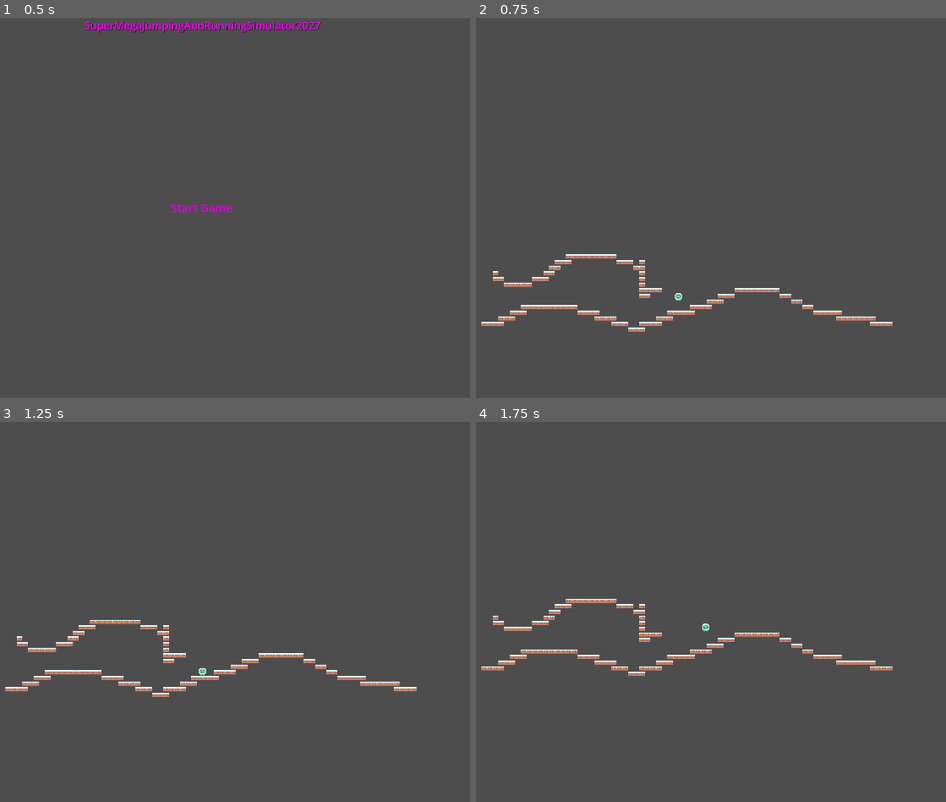
Above: before the commit, frames 1-4 (two rows, left to right).
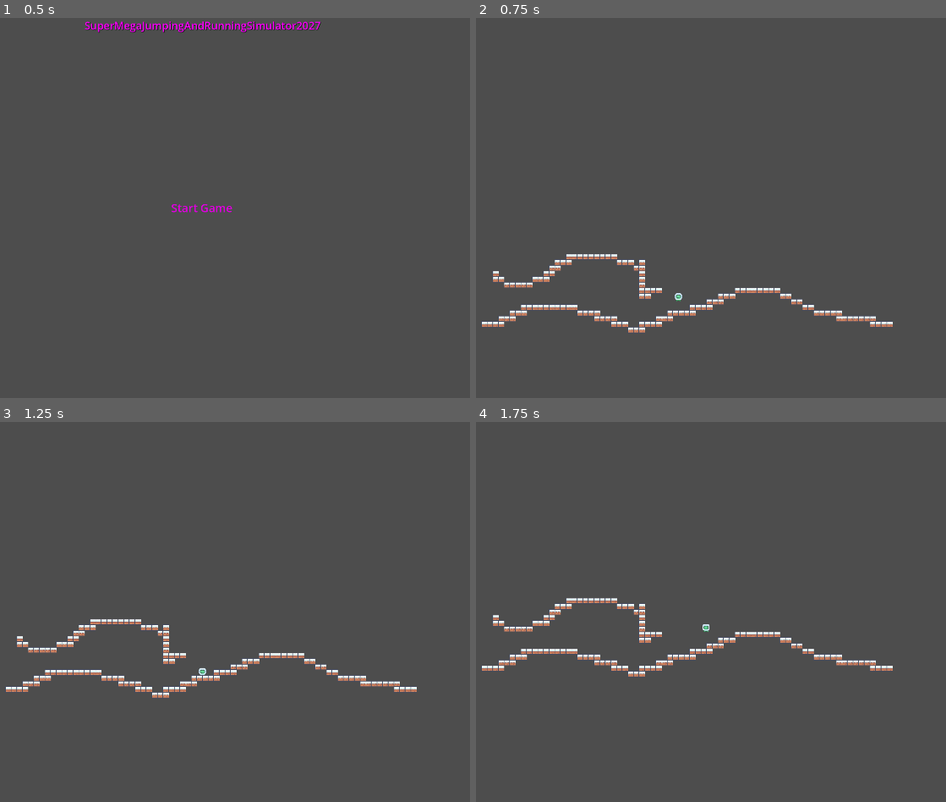
Above: after the commit, the same moments.

Repository: maxcarleton1/COMP1501-Final-Project
Game: Godot game, scene res://scenes/main_menu.tscn
Two runs of this game, one before a commit and one after it. Both use one fixed random seed, a clock stepped at 60 frames per second and the inputs below.
Inputs (mouse positions are in pixels of both pictures, inside the frame that each line leads up to):
- Up to frame 1 (0.5 s): no input
- Up to frame 2 (0.75 s): click "Start Game" at 0.5 s
- Up to frame 3 (1.25 s): no input
- Up to frame 4 (1.75 s): move the mouse to (828, 593) at 1.27 s; hold D (MoveRight) from 1.28 s (still down); tap Space (Jump) at 1.52 s

Frame 1 is identical in both runs. In frame 2, 1.4% of the frame differs, in the area x 1-89%, y 62-83%; in frame 3, 1.4%, in the area x 1-89%, y 51-73%; in frame 4, 1.4%.

Commit message:
Added collison to floor tiles in tileset

Diff:
--- a/final-project/scenes/tile_map_layer.tscn
+++ b/final-project/scenes/tile_map_layer.tscn
@@ -4,13 +4,16 @@
 
 [sub_resource type="TileSetAtlasSource" id="TileSetAtlasSource_okeva"]
 texture = ExtResource("1_wipo8")
-margins = Vector2i(2, 0)
-separation = Vector2i(3, 6)
-texture_region_size = Vector2i(16, 14)
+separation = Vector2i(1, 1)
+texture_region_size = Vector2i(18, 18)
 0:0/0 = 0
+0:0/0/physics_layer_0/polygon_0/points = PackedVector2Array(-7, -7, 7, -7, 7, 7, -7, 7)
 1:0/0 = 0
+1:0/0/physics_layer_0/polygon_0/points = PackedVector2Array(-7, -7, -7, 7, 9, 7, 9, -7)
 2:0/0 = 0
+2:0/0/physics_layer_0/polygon_0/points = PackedVector2Array(-9, -7, 9, -7, 9, 7, -9, 7)
 3:0/0 = 0
+3:0/0/physics_layer_0/polygon_0/points = PackedVector2Array(-9, -7, 7, -7, 7, 7, -9, 7)
 4:0/0 = 0
 5:0/0 = 0
 6:0/0 = 0
@@ -31,9 +34,13 @@
 21:0/0 = 0
 22:0/0 = 0
 0:1/0 = 0
+0:1/0/physics_layer_0/polygon_0/points = PackedVector2Array(-7, -7, 7, -7, 7, 7, -7, 7)
 1:1/0 = 0
+1:1/0/physics_layer_0/polygon_0/points = PackedVector2Array(-7, -7, -7, 7, 9, 7, 9, -7)
 2:1/0 = 0
+2:1/0/physics_layer_0/polygon_0/points = PackedVector2Array(-9, -7, 9, -7, 9, 7, -9, 7)
 3:1/0 = 0
+3:1/0/physics_layer_0/polygon_0/points = PackedVector2Array(-9, -7, 7, -7, 7, 7, -9, 7)
 4:1/0 = 0
 5:1/0 = 0
 6:1/0 = 0
@@ -54,9 +61,13 @@
 21:1/0 = 0
 22:1/0 = 0
 0:2/0 = 0
+0:2/0/physics_layer_0/polygon_0/points = PackedVector2Array(-7, -7, 7, -7, 7, 7, -7, 7)
 1:2/0 = 0
+1:2/0/physics_layer_0/polygon_0/points = PackedVector2Array(-7, -7, -7, 7, 9, 7, 9, -7)
 2:2/0 = 0
+2:2/0/physics_layer_0/polygon_0/points = PackedVector2Array(-9, -7, 9, -7, 9, 7, -9, 7)
 3:2/0 = 0
+3:2/0/physics_layer_0/polygon_0/points = PackedVector2Array(-9, -7, 7, -7, 7, 7, -9, 7)
 4:2/0 = 0
 5:2/0 = 0
 6:2/0 = 0
@@ -77,9 +88,13 @@
 21:2/0 = 0
 22:2/0 = 0
 0:3/0 = 0
+0:3/0/physics_layer_0/polygon_0/points = PackedVector2Array(-7, -7, 7, -7, 7, 7, -7, 7)
 1:3/0 = 0
+1:3/0/physics_layer_0/polygon_0/points = PackedVector2Array(-7, -7, -7, 7, 9, 7, 9, -7)
 2:3/0 = 0
+2:3/0/physics_layer_0/polygon_0/points = PackedVector2Array(-9, -7, 9, -7, 9, 7, -9, 7)
 3:3/0 = 0
+3:3/0/physics_layer_0/polygon_0/points = PackedVector2Array(-9, -7, 7, -7, 7, 7, -9, 7)
 4:3/0 = 0
 5:3/0 = 0
 6:3/0 = 0
@@ -100,10 +115,13 @@
 21:3/0 = 0
 22:3/0 = 0
 0:4/0 = 0
+0:4/0/physics_layer_0/polygon_0/points = PackedVector2Array(-7, -7, 7, -7, 7, 7, -7, 7)
 1:4/0 = 0
-1:4/0/physics_layer_0/polygon_0/points = PackedVector2Array(-8, -8, 8, -8, 8, 8, -8, 8)
+1:4/0/physics_layer_0/polygon_0/points = PackedVector2Array(-7, -7, -7, 7, 9, 7, 9, -7)
 2:4/0 = 0
+2:4/0/physics_layer_0/polygon_0/points = PackedVector2Array(-9, -7, 9, -7, 9, 7, -9, 7)
 3:4/0 = 0
+3:4/0/physics_layer_0/polygon_0/points = PackedVector2Array(-9, -7, 7, -7, 7, 7, -9, 7)
 4:4/0 = 0
 5:4/0 = 0
 6:4/0 = 0
@@ -124,9 +142,13 @@
 21:4/0 = 0
 22:4/0 = 0
 0:5/0 = 0
+0:5/0/physics_layer_0/polygon_0/points = PackedVector2Array(-7, -7, 7, -7, 7, 7, -7, 7)
 1:5/0 = 0
+1:5/0/physics_layer_0/polygon_0/points = PackedVector2Array(9, -7, -7, -7, -7, 9, 9, 9)
 2:5/0 = 0
+2:5/0/physics_layer_0/polygon_0/points = PackedVector2Array(-9, -7, 9, -7, 9, 7, -9, 7)
 3:5/0 = 0
+3:5/0/physics_layer_0/polygon_0/points = PackedVector2Array(-9, -7, 7, -7, 7, 7, -9, 7)
 4:5/0 = 0
 5:5/0 = 0
 6:5/0 = 0
@@ -147,9 +169,13 @@
 21:5/0 = 0
 22:5/0 = 0
 0:6/0 = 0
+0:6/0/physics_layer_0/polygon_0/points = PackedVector2Array(-7, -9, 7, -9, 7, 9, -7, 9)
 1:6/0 = 0
+1:6/0/physics_layer_0/polygon_0/points = PackedVector2Array(-7, -9, 9, -9, 9, 9, -7, 9)
 2:6/0 = 0
+2:6/0/physics_layer_0/polygon_0/points = PackedVector2Array(-9, -9, 9, -9, 9, 9, -9, 9)
 3:6/0 = 0
+3:6/0/physics_layer_0/polygon_0/points = PackedVector2Array(-9, -9, 7, -9, 7, 9, -9, 9)
 4:6/0 = 0
 5:6/0 = 0
 6:6/0 = 0
@@ -170,9 +196,13 @@
 21:6/0 = 0
 22:6/0 = 0
 0:7/0 = 0
+0:7/0/physics_layer_0/polygon_0/points = PackedVector2Array(-7, -9, 7, -9, 7, 9, -7, 9)
 1:7/0 = 0
+1:7/0/physics_layer_0/polygon_0/points = PackedVector2Array(-7, -9, 9, -9, 9, 9, -7, 9)
 2:7/0 = 0
+2:7/0/physics_layer_0/polygon_0/points = PackedVector2Array(-9, -9, 9, -9, 9, 9, -9, 9)
 3:7/0 = 0
+3:7/0/physics_layer_0/polygon_0/points = PackedVector2Array(-9, -9, 7, -9, 7, 9, -9, 9)
 4:7/0 = 0
 5:7/0 = 0
 6:7/0 = 0
